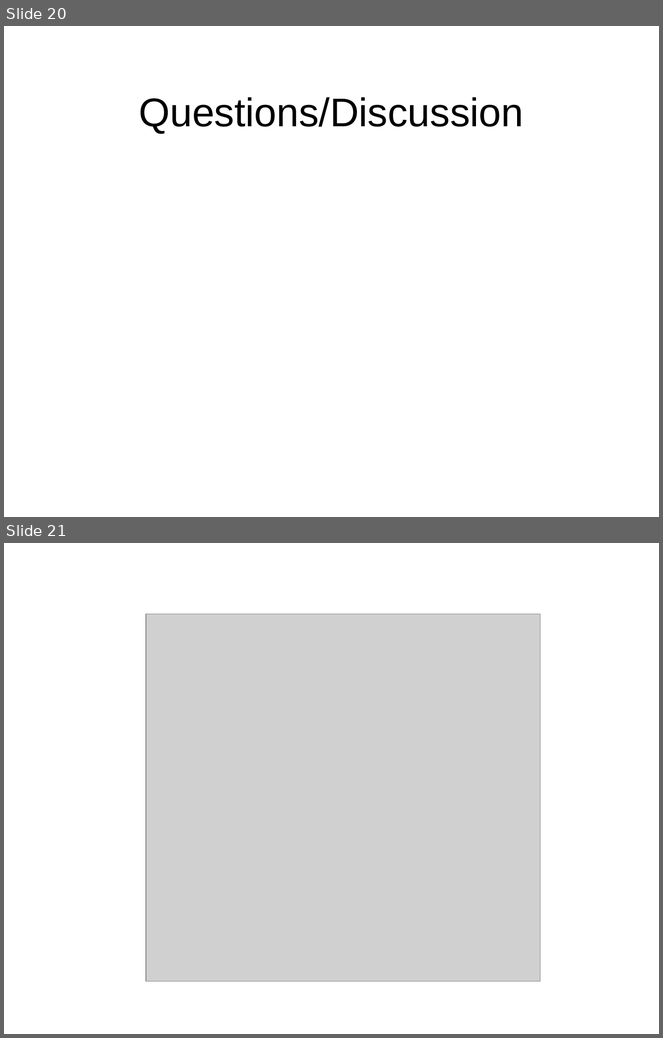
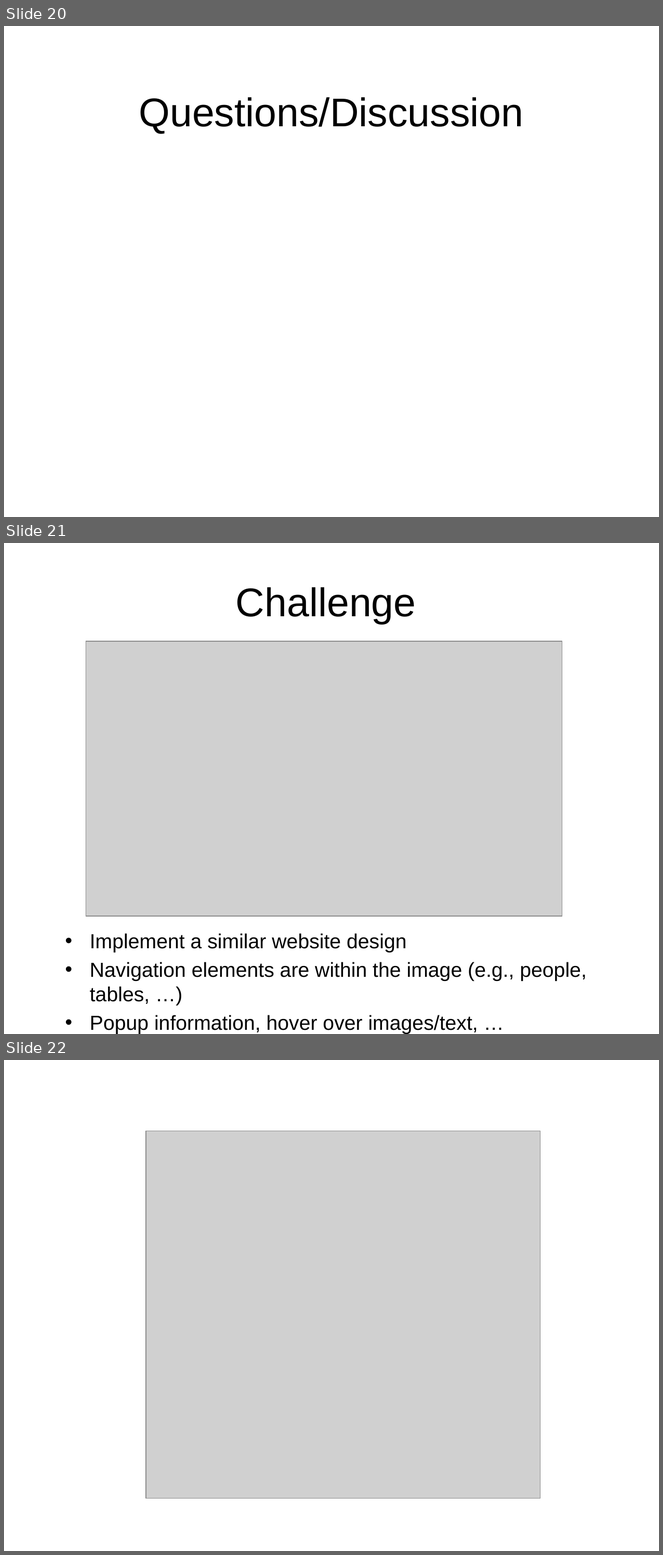
Before and after one commit to octaviordz/zjnu2017.github.io, a slide deck: WAD/lectures/080--Dynamic.vs.Static.Websites.pptx. Shown one above the other, each under a label of ours: slides 20 and 21 before the commit, slides 20, 21 and 22 after it. The pictures are 663x1038 and 663x1555 pixels, drawn with LibreOffice and Linux fonts; fonts in the diff are those of the drawing; grey boxes stand for pictures. Boxes give left, top, right and bottom in pixels: in the first picture for what was removed or moved away, otherwise in the second. Text is boxed around its words. In the diff, an @@ line names an element or a change of style, - is before the commit and + after.

Commit message:
Website challenge

```diff
--- a/WAD/lectures/080--Dynamic.vs.Static.Websites.pptx
+++ b/WAD/lectures/080--Dynamic.vs.Static.Websites.pptx
@@ slide 21 added at (4,543,659,1034), background #FFFFFF @@
@@ title added at (236,587,416,624), 44 pt, text #000000 @@
+Challenge
@@ picture added at (86,641,562,916) @@
@@ text added at (90,934,587,1034), 22.4 pt, text #000000 @@
+• Implement a similar website design
+• Navigation elements are within the image (e.g., people, tables, …)
+• Popup information, hover over images/text, …
@@ what was slide 21 is now slide 22 @@
```
